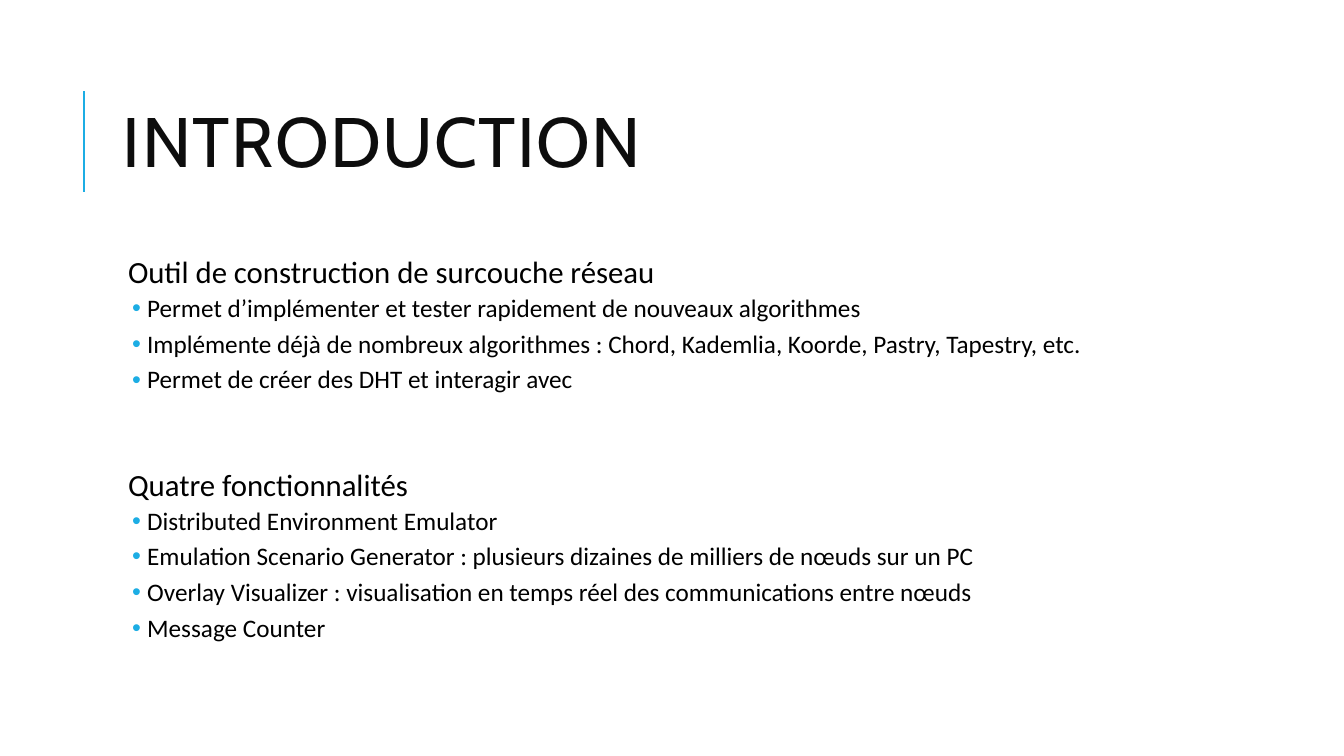
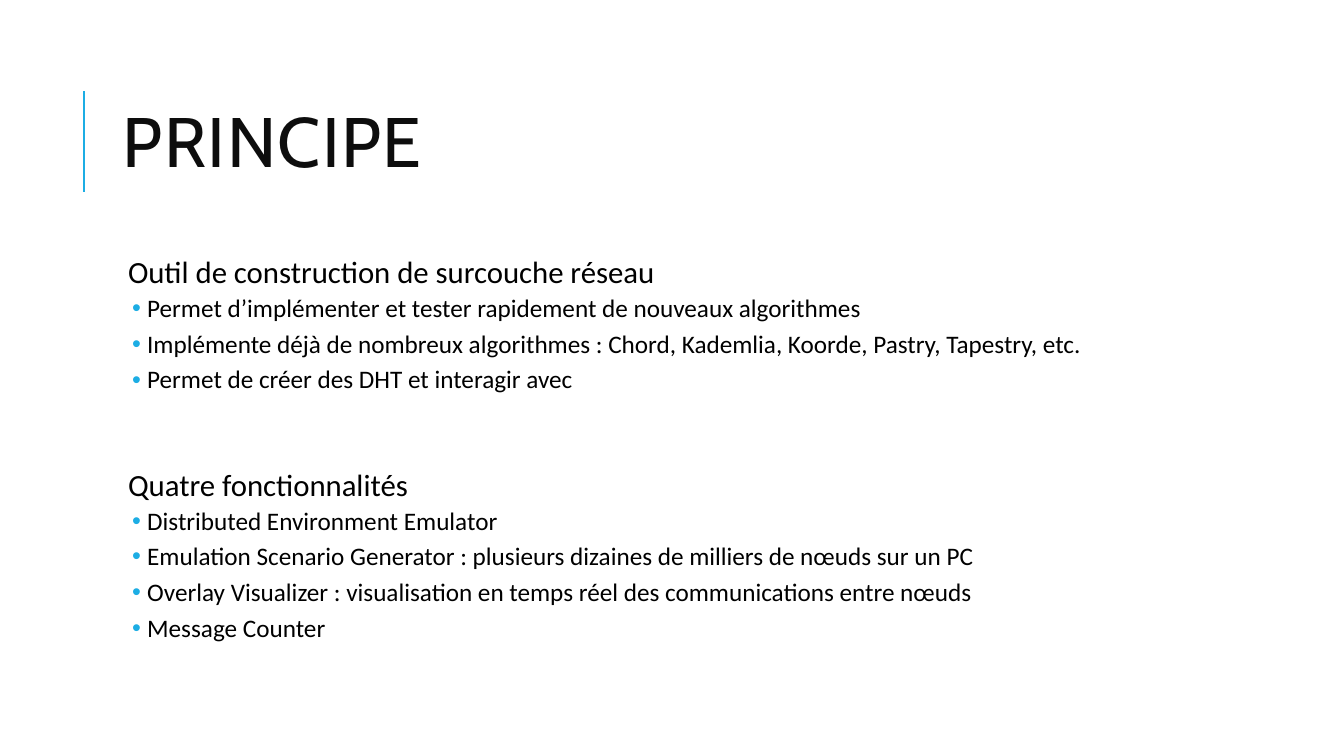
Before and after one commit to ioniATX/DHT_oblivion, a slide deck: slide 9 of presentation_mi_projet.pptx. Drawn at 1344x756 pixels with LibreOffice and Linux fonts; fonts in the diff are those of the drawing. Boxes give left, top, right and bottom in pixels: in the first picture for what was removed or moved away, otherwise in the second. Text is boxed around its words. In the diff, an @@ line names an element or a change of style, - is before the commit and + after.

```diff
--- a/presentation_mi_projet.pptx
+++ b/presentation_mi_projet.pptx
@@ title at (123, 117, 422, 168): text changed @@
-INTRODUCTION
+PRINCIPE
```
Also in this commit, not shown: 1 other slide changed.
